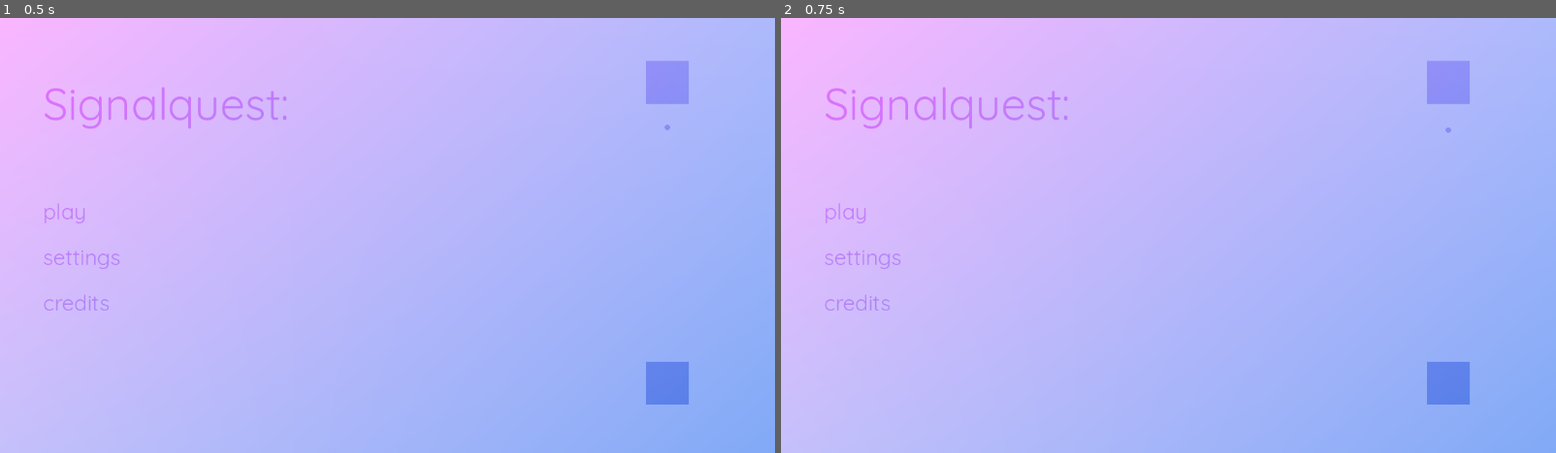
Above: before the commit, frames 1-2 (left to right).
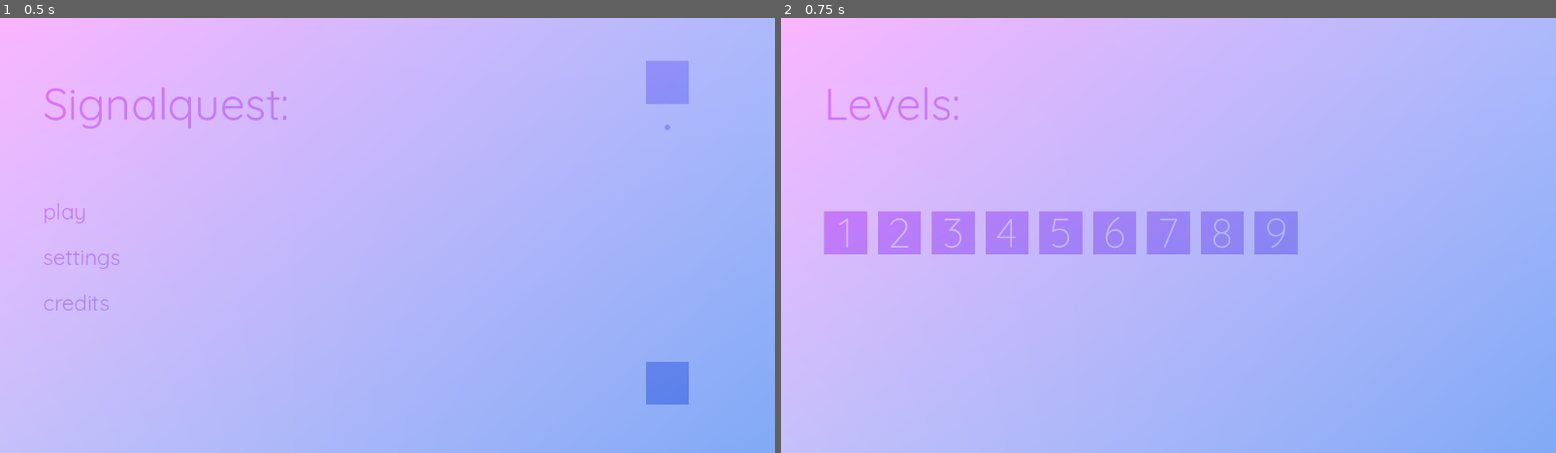
Above: after the commit, the same moments.

Repository: Username4D/signal_quest
Game: Godot game, scene res://scenes/main_menu.tscn
The game is run twice, just before and just after one commit, with the same random seed, the same clock (stepped at 60 frames per second) and the same inputs.
Inputs:
- Up to frame 1 (0.5 s): no input
- Up to frame 2 (0.75 s): click "play" at 0.5 s

Frame 1 is identical in both runs. In frame 2, 6.6% of the frame differs, in the area x 5-89%, y 9-89%.

Commit message:
linked main menu and levels menu

Diff:
--- a/scenes/main_menu.tscn
+++ b/scenes/main_menu.tscn
@@ -125,3 +125,5 @@
 
 [node name="wall2" parent="." instance=ExtResource("5_rtw2f")]
 position = Vector2(992, 544)
+
+[connection signal="pressed" from="buttons/play" to="." method="_on_play_pressed"]
--- a/scripts/main_menu.gd
+++ b/scripts/main_menu.gd
@@ -14,3 +14,7 @@
 		RenderingServer.global_shader_parameter_set(ident[i], scheme[i])
 	for i in range(0,4):
 		RenderingServer.global_shader_parameter_set(ident[i] + "bg", schemebg[i])
+
+func _on_play_pressed() -> void:
+	self.get_parent().add_child(load("res://scenes/level_menu.tscn").instantiate())
+	self.queue_free()
